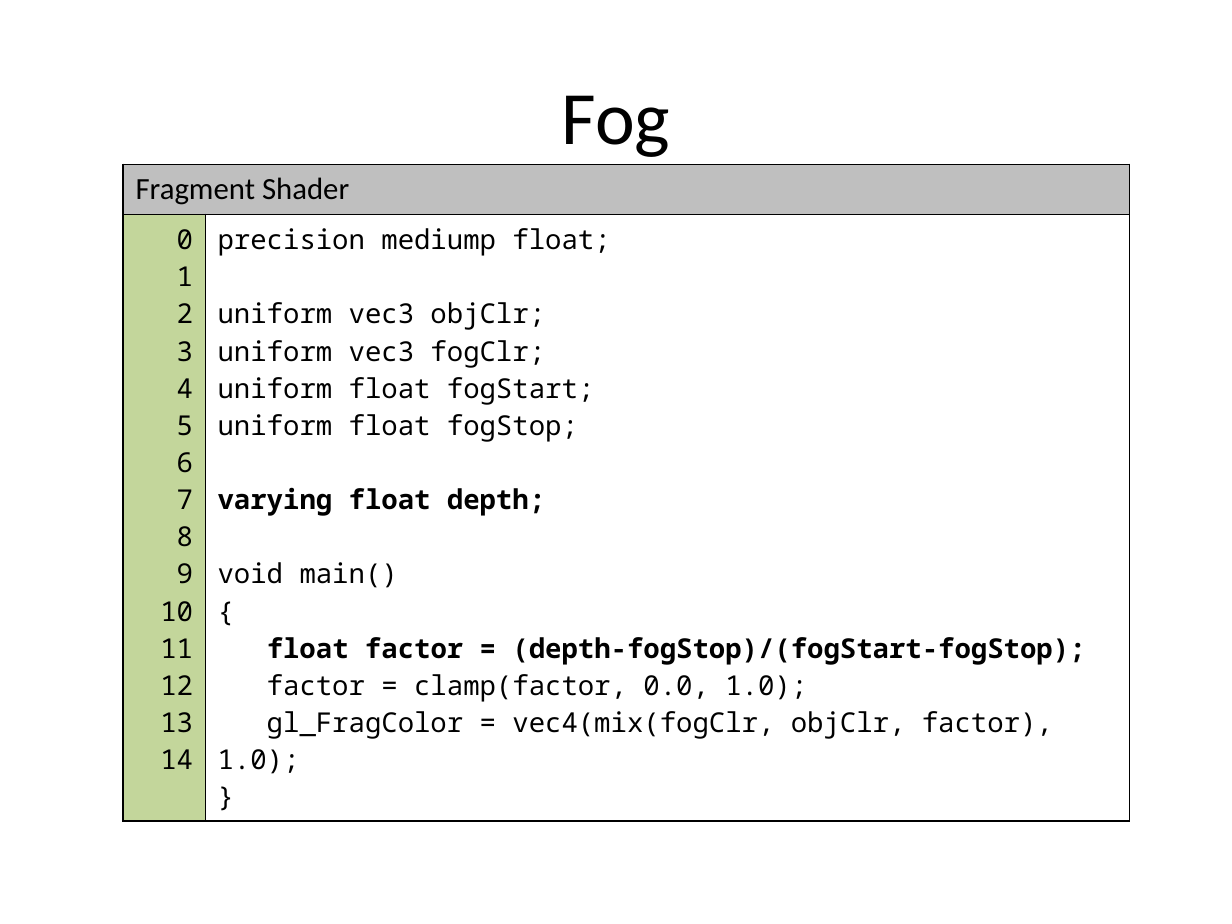
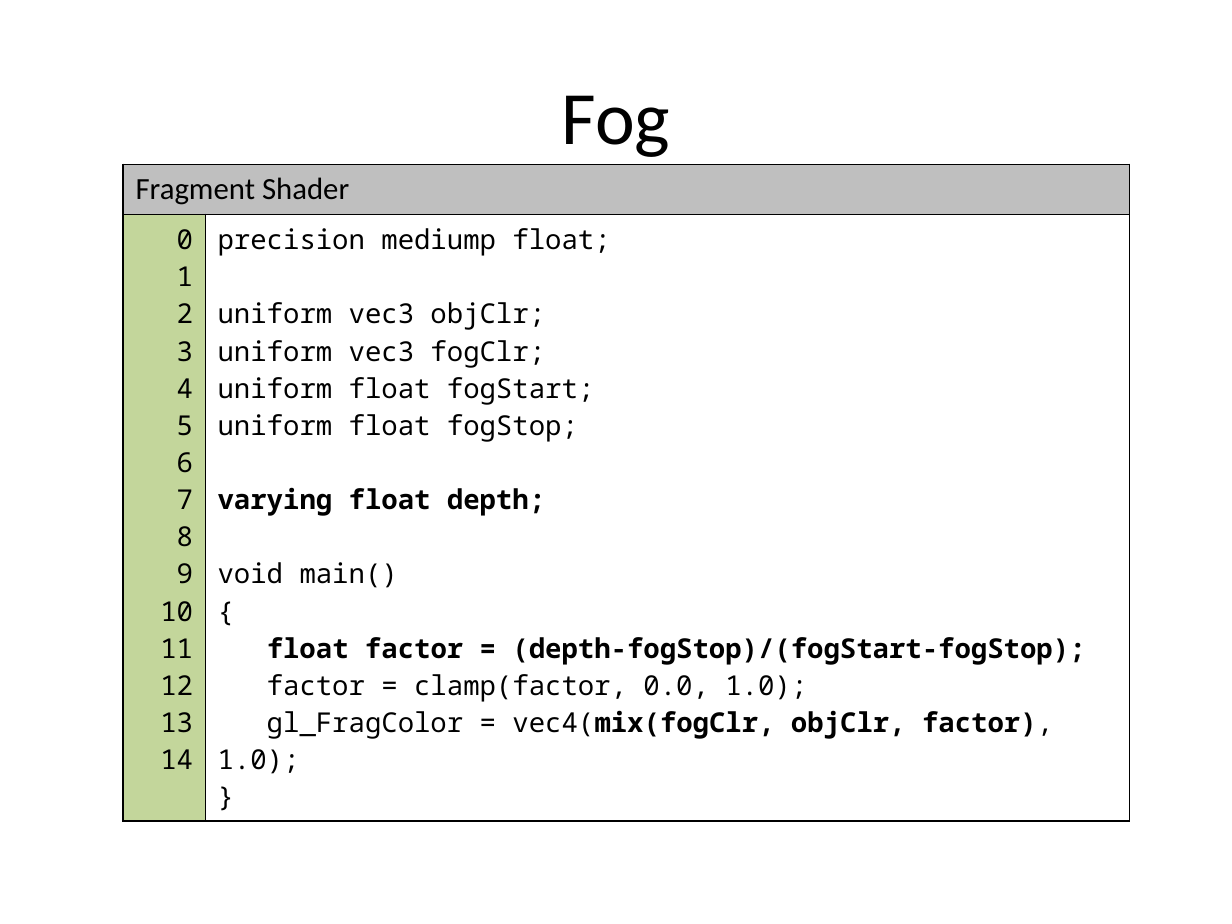
Before and after one commit to grantnelson-wf/webgl-fun, a slide deck: slide 7 of docs/Slides.pptx. Drawn at 1232x924 pixels with LibreOffice and Linux fonts; fonts in the diff are those of the drawing; background and template pictures are left out. Boxes give left, top, right and bottom in pixels: in the first picture for what was removed or moved away, otherwise in the second. Text is boxed around its words. In the diff, an @@ line names an element or a change of style, - is before the commit and + after.

```diff
--- a/docs/Slides.pptx
+++ b/docs/Slides.pptx
@@ table at <box>123,164,1130,778</box> @@
@@ bold on in "vec4(mix(fogClr, objClr, factor)," @@
```
Also in this commit, not shown: 17 other slides changed, 12 slides added, 3 slides removed, 1 other file.
